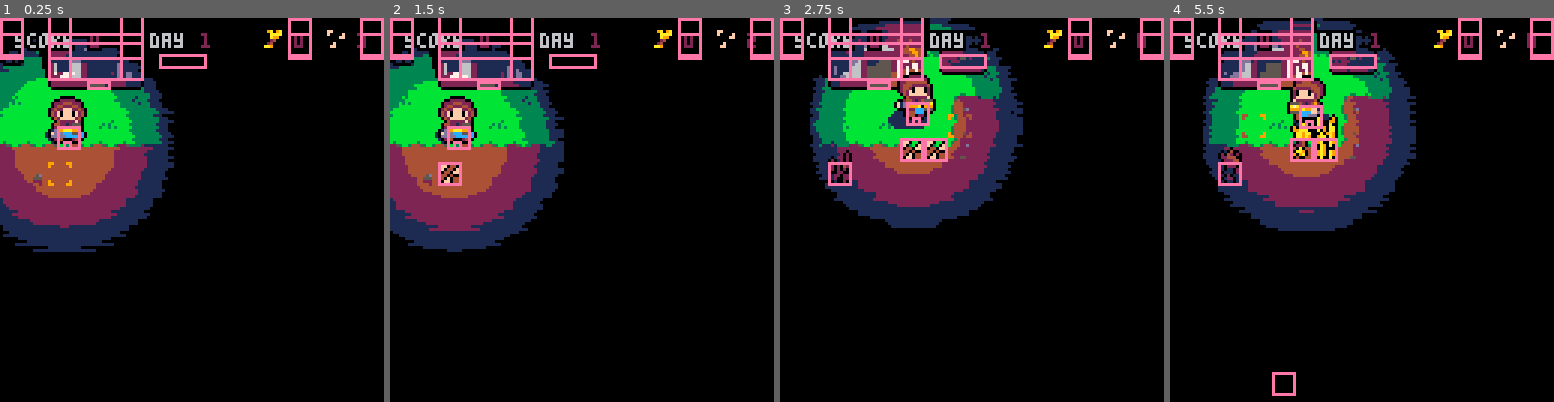
Above: before the commit, frames 1-4 (left to right).
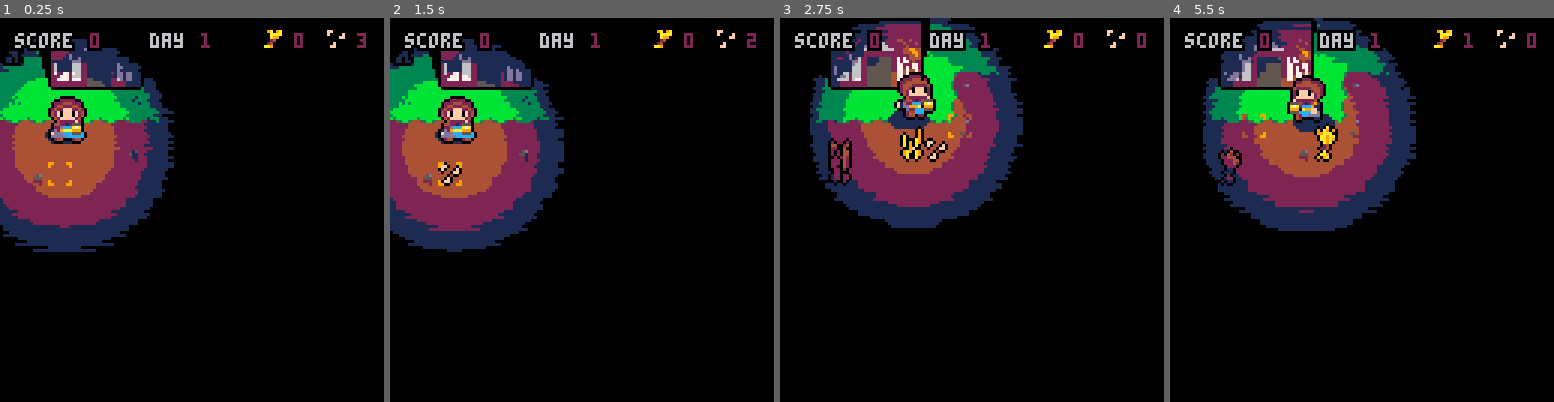
Above: after the commit, the same moments.

Repository: jessemillar/darkest-moon
Game: PICO-8 cartridge darkest-moon.p8
Same seed, same stepped clock (60 frames per second), same inputs: the game is played once before the commit and once after it.
Inputs:
- Up to frame 1 (0.25 s): no input
- Up to frame 2 (1.5 s): tap X (X key) at 0.33, 1.07 s; tap O (Z key) at 0.7 s
- Up to frame 3 (2.75 s): hold Right 1.6-2.1 s; tap O (Z key) at 1.7, 2.1, 2.5 s; tap X (X key) at 1.85 s; hold Up 2.15-2.42 s; hold Right from 2.47 s (still down)
- Up to frame 4 (5.5 s): tap O (Z key) every 0.4 s from 2.9 to 5.3 s; tap X (X key) at 2.97, 4.08, 5.2 s; release Right at 3.03 s; hold Left 3.08-3.58 s; hold Down 3.63-3.97 s; hold Right 4.02-4.68 s; hold Up 4.73-5.03 s; hold Left from 5.08 s (still down)

The runs differ from the first frame. In frame 1, 4.9% of the frame differs, in the area x 0-100%, y 0-38%; in frame 2, 5.1%; in frame 3, 6.9%; in frame 4, 7.0%, in the area x 0-100%, y 0-99%.

Commit message:
Marauder steals wheat now

Diff:
--- a/darkest-moon.p8
+++ b/darkest-moon.p8
@@ -1052,7 +1052,7 @@
 	renderHUD()
 	tbox_draw() -- draw the message boxes (if any)
 
-	debug_collisions()
+	-- debug_collisions()
 	-- show_performance()
 end
 
@@ -1092,7 +1092,7 @@
 	})
 
 	chst=chest:new({
-		pos=v(61,20)
+		pos=v(115,125)
 	})
 end
 
@@ -1116,10 +1116,6 @@
 	cbox=make_box(-8,-8,7,-4)
 })
 
-function chest:s_default(t)
-	collide(self,"cbox",self.walked_into)
-end
-
 function chest:walked_into(ob)
 	if player_inventory_harvested>0 then
 		if player_inventory_harvested==player_inventory_seeds_max and player_inventory_seeds==0 then
@@ -1151,12 +1147,10 @@
 	cbox=make_box(-1,9,6,11)
 })
 
-function door:s_default(t)
-	collide(self,"cbox",self.walked_into)
-end
-
 function door:walked_into(ob)
-	player_sleeping=true
+	if ob=="player" then
+		player_sleeping=true
+	end
 end
 
 function renderHUD()
@@ -1305,7 +1299,7 @@
 end
 
 function marauder:hit_object(ob)
-	return event(ob,"marauded")
+	return event(ob,"walked_into","marauder")
 end
 
 function marauder:render()
@@ -1447,7 +1441,7 @@
 end
 
 function player:hit_object(ob)
-	return event(ob,"walked_into")
+	return event(ob,"walked_into","player")
 end
 
 function player:render()
@@ -1468,7 +1462,7 @@
 	spr(143,pos.x-4,pos.y-4)
 end
 
-wheat_growth_rate=35
+wheat_growth_rate=25
 
 wheat=kind({
 	extends=entity,
@@ -1502,7 +1496,11 @@
 
 function wheat:walked_into(ob)
 	if self.growth==3 then
-		self.state="s_harvest"
+		if ob=="player" then
+			self.state="s_harvest"
+		else
+			self.state="s_destroy"
+		end
 	end
 end
 
@@ -1664,10 +1662,10 @@
 __map__
 c6c0dcdddedfe0e0e0c3c4c5c6c0e0c6e0e0e0e0c6e0e0d6e0e0c6e0e0c0e0e0000000000000000000000000000000000000000000000000000000000000000000000000000000000000000000000000000000000000000000000000000000000000000000000000000000000000000000000000000000000000000000000000
 d6e0ecedeeefc0e0e0d3c2d5d6e0e0d6e0e0c0e0d6e0e0e0e0e0d6e0c3c4c4c4000000000000000000000000000000000000000000000000000000000000000000000000000000000000000000000000000000000000000000000000000000000000000000000000000000000000000000000000000000000000000000000000
-e0e0fcfdfeffe0e0c0d3c2f2c4c4c5c0e0e0e0e0e0e0c0e0c0e0e0e0d3c2c2c2000000000000000000000000000000000000000000000000000000000000000000000000000000000000000000000000000000000000000000000000000000000000000000000000000000000000000000000000000000000000000000000000
-c0e0e0e0e0c0e0c3c4f3c2c2c2c2f2c4c4c4c4c4c4c4c4c5e0e0e0e0d3c2c2c2000000000000000000000000000000000000000000000000000000000000000000000000000000000000000000000000000000000000000000000000000000000000000000000000000000000000000000000000000000000000000000000000
-e0e0c0e0c0e0e0d3c2c2c2c2c2c2c2c2c2c2c2c2c2c2c2d5e0e0c0e0d3c2c2c2000000000000000000000000000000000000000000000000000000000000000000000000000000000000000000000000000000000000000000000000000000000000000000000000000000000000000000000000000000000000000000000000
-c4c4c4c4c4c4c4f3c2c2c2c2c2c2d4c2c2c2c2c2c2c2c2f2c4c4c4c4f3c2c2c2000000000000000000000000000000000000000000000000000000000000000000000000000000000000000000000000000000000000000000000000000000000000000000000000000000000000000000000000000000000000000000000000
+e0e0fcfdfeffe0c3c4f3c2f2c4c4c5c0e0e0e0e0e0e0c0e0c0e0e0e0d3c2c2c2000000000000000000000000000000000000000000000000000000000000000000000000000000000000000000000000000000000000000000000000000000000000000000000000000000000000000000000000000000000000000000000000
+c0e0e0e0e0c0e0d3c2c2c2c2c2c2f2c4c4c4c4c4c4c4c4c5e0e0e0e0d3c2c2c2000000000000000000000000000000000000000000000000000000000000000000000000000000000000000000000000000000000000000000000000000000000000000000000000000000000000000000000000000000000000000000000000
+c4c4c4c4c4c4c4f3c2c2c2c2c2c2c2c2c2c2c2c2c2c2c2d5e0e0c0e0d3c2c2c2000000000000000000000000000000000000000000000000000000000000000000000000000000000000000000000000000000000000000000000000000000000000000000000000000000000000000000000000000000000000000000000000
+c2c2c2c2c2d4c2c2c2c2c2c2c2c2d4c2c2c2c2c2c2c2c2f2c4c4c4c4f3c2c2c2000000000000000000000000000000000000000000000000000000000000000000000000000000000000000000000000000000000000000000000000000000000000000000000000000000000000000000000000000000000000000000000000
 c2d4c2c2c2c2c2c2c2c2c2c2c2c2c2c2c2c2c2c2c2c2c2c2c2c2c2c2c2c2c2c2000000000000000000000000000000000000000000000000000000000000000000000000000000000000000000000000000000000000000000000000000000000000000000000000000000000000000000000000000000000000000000000000
 c2c2c2c2c2c2c2c2c2c2c2c2c2c2c2c2c2c2c2c2c2d4c2c2c2c2c2c2c2c2c2c2000000000000000000000000000000000000000000000000000000000000000000000000000000000000000000000000000000000000000000000000000000000000000000000000000000000000000000000000000000000000000000000000
 c2c2c2c2c2c2c2c2c2c2c2c2c2c2c2c2c2c2c2c2c2c2c2c2c2c2c2c2c2c2c2c2000000000000000000000000000000000000000000000000000000000000000000000000000000000000000000000000000000000000000000000000000000000000000000000000000000000000000000000000000000000000000000000000
--- a/src/_assets.p8
+++ b/src/_assets.p8
@@ -138,10 +138,10 @@
 __map__
 c6c0dcdddedfe0e0e0c3c4c5c6c0e0c6e0e0e0e0c6e0e0d6e0e0c6e0e0c0e0e0000000000000000000000000000000000000000000000000000000000000000000000000000000000000000000000000000000000000000000000000000000000000000000000000000000000000000000000000000000000000000000000000
 d6e0ecedeeefc0e0e0d3c2d5d6e0e0d6e0e0c0e0d6e0e0e0e0e0d6e0c3c4c4c4000000000000000000000000000000000000000000000000000000000000000000000000000000000000000000000000000000000000000000000000000000000000000000000000000000000000000000000000000000000000000000000000
-e0e0fcfdfeffe0e0c0d3c2f2c4c4c5c0e0e0e0e0e0e0c0e0c0e0e0e0d3c2c2c2000000000000000000000000000000000000000000000000000000000000000000000000000000000000000000000000000000000000000000000000000000000000000000000000000000000000000000000000000000000000000000000000
-c0e0e0e0e0c0e0c3c4f3c2c2c2c2f2c4c4c4c4c4c4c4c4c5e0e0e0e0d3c2c2c2000000000000000000000000000000000000000000000000000000000000000000000000000000000000000000000000000000000000000000000000000000000000000000000000000000000000000000000000000000000000000000000000
-e0e0c0e0c0e0e0d3c2c2c2c2c2c2c2c2c2c2c2c2c2c2c2d5e0e0c0e0d3c2c2c2000000000000000000000000000000000000000000000000000000000000000000000000000000000000000000000000000000000000000000000000000000000000000000000000000000000000000000000000000000000000000000000000
-c4c4c4c4c4c4c4f3c2c2c2c2c2c2d4c2c2c2c2c2c2c2c2f2c4c4c4c4f3c2c2c2000000000000000000000000000000000000000000000000000000000000000000000000000000000000000000000000000000000000000000000000000000000000000000000000000000000000000000000000000000000000000000000000
+e0e0fcfdfeffe0c3c4f3c2f2c4c4c5c0e0e0e0e0e0e0c0e0c0e0e0e0d3c2c2c2000000000000000000000000000000000000000000000000000000000000000000000000000000000000000000000000000000000000000000000000000000000000000000000000000000000000000000000000000000000000000000000000
+c0e0e0e0e0c0e0d3c2c2c2c2c2c2f2c4c4c4c4c4c4c4c4c5e0e0e0e0d3c2c2c2000000000000000000000000000000000000000000000000000000000000000000000000000000000000000000000000000000000000000000000000000000000000000000000000000000000000000000000000000000000000000000000000
+c4c4c4c4c4c4c4f3c2c2c2c2c2c2c2c2c2c2c2c2c2c2c2d5e0e0c0e0d3c2c2c2000000000000000000000000000000000000000000000000000000000000000000000000000000000000000000000000000000000000000000000000000000000000000000000000000000000000000000000000000000000000000000000000
+c2c2c2c2c2d4c2c2c2c2c2c2c2c2d4c2c2c2c2c2c2c2c2f2c4c4c4c4f3c2c2c2000000000000000000000000000000000000000000000000000000000000000000000000000000000000000000000000000000000000000000000000000000000000000000000000000000000000000000000000000000000000000000000000
 c2d4c2c2c2c2c2c2c2c2c2c2c2c2c2c2c2c2c2c2c2c2c2c2c2c2c2c2c2c2c2c2000000000000000000000000000000000000000000000000000000000000000000000000000000000000000000000000000000000000000000000000000000000000000000000000000000000000000000000000000000000000000000000000
 c2c2c2c2c2c2c2c2c2c2c2c2c2c2c2c2c2c2c2c2c2d4c2c2c2c2c2c2c2c2c2c2000000000000000000000000000000000000000000000000000000000000000000000000000000000000000000000000000000000000000000000000000000000000000000000000000000000000000000000000000000000000000000000000
 c2c2c2c2c2c2c2c2c2c2c2c2c2c2c2c2c2c2c2c2c2c2c2c2c2c2c2c2c2c2c2c2000000000000000000000000000000000000000000000000000000000000000000000000000000000000000000000000000000000000000000000000000000000000000000000000000000000000000000000000000000000000000000000000
--- a/src/_init.p8
+++ b/src/_init.p8
@@ -34,6 +34,6 @@
 	})
 
 	chst=chest:new({
-		pos=v(61,20)
+		pos=v(115,125)
 	})
 end
--- a/src/chest.p8
+++ b/src/chest.p8
@@ -2,10 +2,6 @@
 	extends=entity,
 	cbox=make_box(-8,-8,7,-4)
 })
-
-function chest:s_default(t)
-	collide(self,"cbox",self.walked_into)
-end
 
 function chest:walked_into(ob)
 	if player_inventory_harvested>0 then
--- a/src/door.p8
+++ b/src/door.p8
@@ -3,10 +3,8 @@
 	cbox=make_box(-1,9,6,11)
 })
 
-function door:s_default(t)
-	collide(self,"cbox",self.walked_into)
+function door:walked_into(ob)
+	if ob=="player" then
+		player_sleeping=true
+	end
 end
-
-function door:walked_into(ob)
-	player_sleeping=true
-end
--- a/src/marauder.p8
+++ b/src/marauder.p8
@@ -71,7 +71,7 @@
 end
 
 function marauder:hit_object(ob)
-	return event(ob,"marauded")
+	return event(ob,"walked_into","marauder")
 end
 
 function marauder:render()
--- a/src/player.p8
+++ b/src/player.p8
@@ -119,7 +119,7 @@
 end
 
 function player:hit_object(ob)
-	return event(ob,"walked_into")
+	return event(ob,"walked_into","player")
 end
 
 function player:render()
--- a/src/wheat.p8
+++ b/src/wheat.p8
@@ -1,4 +1,4 @@
-wheat_growth_rate=35
+wheat_growth_rate=25
 
 wheat=kind({
 	extends=entity,
@@ -32,7 +32,11 @@
 
 function wheat:walked_into(ob)
 	if self.growth==3 then
-		self.state="s_harvest"
+		if ob=="player" then
+			self.state="s_harvest"
+		else
+			self.state="s_destroy"
+		end
 	end
 end
 
